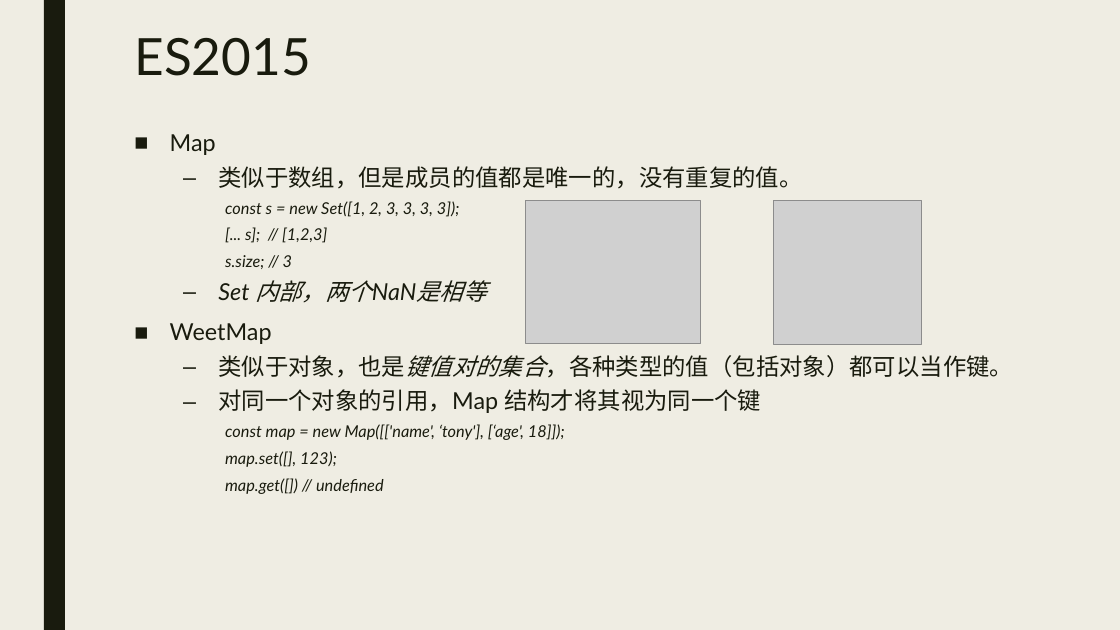
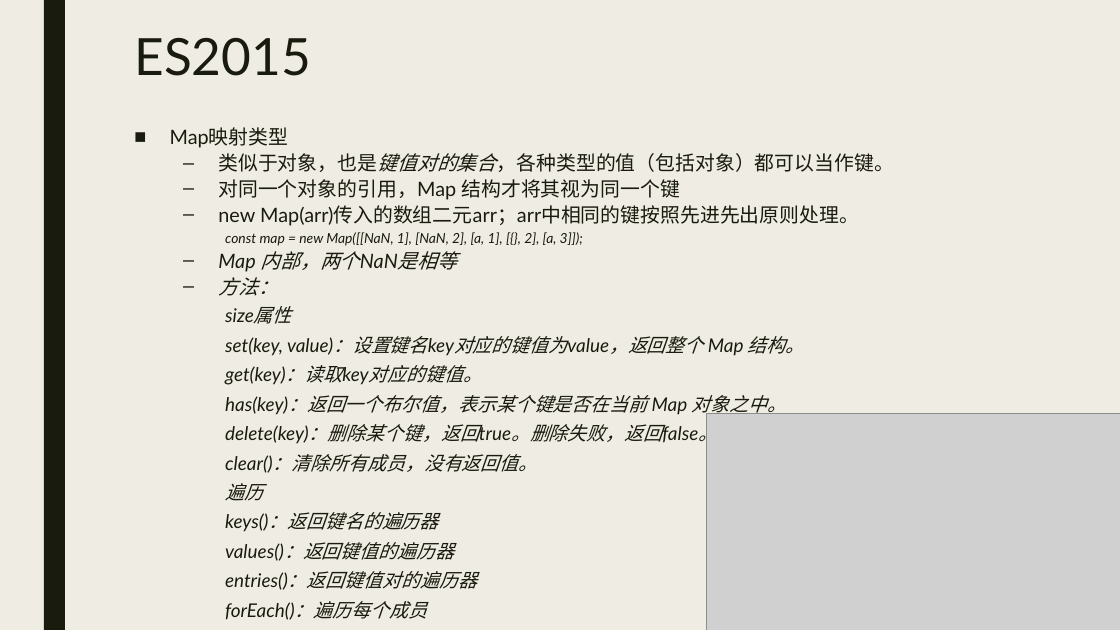
Before and after one commit to wflonglong/wflonglong.github.io, a slide deck: slide 14 of source/ppt/ES6.pptx (slide 12 before the commit). Drawn at 1120x630 pixels with LibreOffice and Linux fonts; fonts in the diff are those of the drawing; grey boxes stand for pictures. Boxes give left, top, right and bottom in pixels: in the first picture for what was removed or moved away, otherwise in the second. Text is boxed around its words. In the diff, an @@ line names an element or a change of style, - is before the commit and + after.

```diff
--- a/source/ppt/ES6.pptx
+++ b/source/ppt/ES6.pptx
@@ text at <box>170,127,289,148</box>: text changed; size 14 to 17 pt; italic off @@
-■ Map
-  – 类似于数组，但是成员的值都是唯一的，没有重复的值。
-    const s = new Set([1, 2, 3, 3, 3, 3]);
-    [... s]; // [1,2,3]
-    s.size; // 3
-  – Set 内部，两个NaN是相等
-■ WeetMap
+■ Map映射类型
@@ text at <box>218,153,894,200</box>: size 20 to 17 pt in "类似于对象，也是键值对的集合，各种类型的值（包括对象）都可以当作键。", "对同一个对象的引用，Map 结构才将其视为同一个键"; line spacing 0.94 to 0.74 @@
@@ text at <box>218,205,859,620</box>: text changed; size 14 to 16.1 pt @@
-    const map = new Map([['name', ‘tony'], [‘age', 18]]);
-    map.set([], 123);
-    map.get([]) // undefined
+  – new Map(arr)传入的数组二元arr；arr中相同的键按照先进先出原则处理。
+    const map = new Map([[NaN, 1], [NaN, 2], [a, 1], [{}, 2], [a, 3]]);
+  – Map 内部，两个NaN是相等
+  – 方法：
+    size属性
+    set(key, value)：设置键名key对应的键值为value，返回整个 Map 结构。
+    get(key)：读取key对应的键值。
+    has(key)：返回一个布尔值，表示某个键是否在当前 Map 对象之中。
+    delete(key)：删除某个键，返回true。删除失败，返回false。
+    clear()：清除所有成员，没有返回值。
+    遍历
+    keys()：返回键名的遍历器
+    values()：返回键值的遍历器
+    entries()：返回键值对的遍历器
+    forEach()：遍历每个成员
@@ picture removed at <box>526,200,702,344</box> @@
@@ picture removed at <box>774,200,922,344</box> @@
@@ picture added at <box>707,414,1120,630</box> @@
```
Also in this commit, not shown: 4 other slides changed, 3 slides added.
